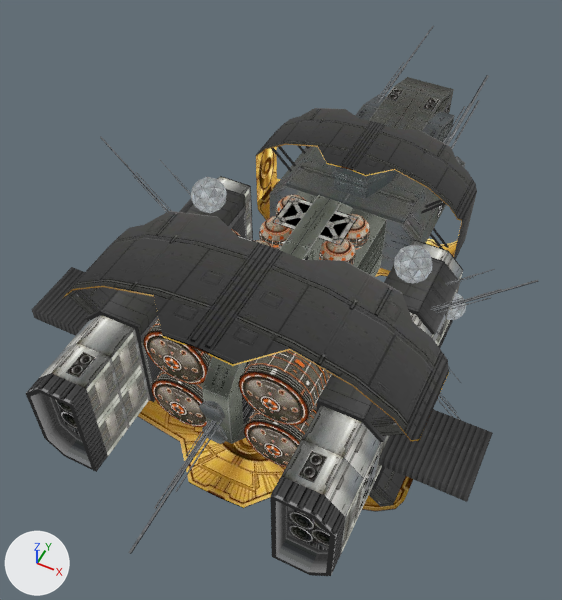
One commit to the glTF model web/assets/ship_ext.glb: the scene before it, then after it.
One viewpoint serves both versions: a 50 mm lens placed at (12.3, -32.0, 32.4), pointed at (-1.8, -3.7, -2.9). Arrows for +X, +Y and +Z are at lower left; the lights stay in place. The older version comes first. Where no turn or scale is listed for an object, it has been applied to the vertices. Vertices at exactly the same position are counted once.
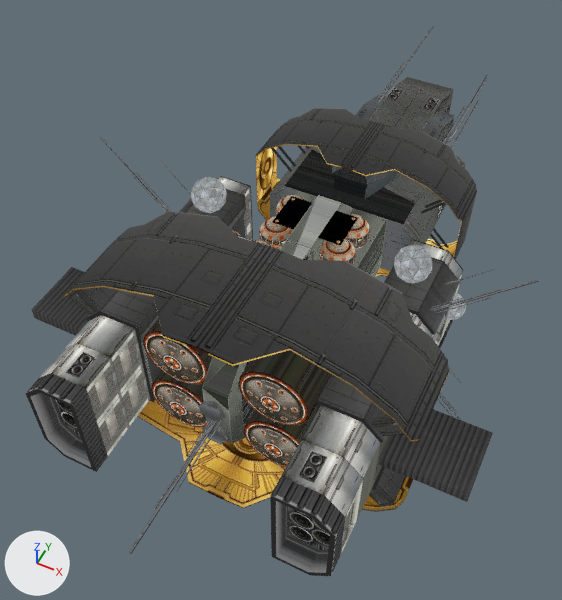
Where the newer file only moved an object's origin or applied its transform, the numbers keep the older frame.

The change, as a diff of the scene's bpy script:
```diff
--- a/web/assets/ship_ext.glb.py
+++ b/web/assets/ship_ext.glb.py
@@ me_object_4 @@
-me_object_4.from_pydata(...)  # 148 vertices, 244 faces; spans x -4.8..4.8, y 0.7..16.7, z -2.0..2.0
+me_object_4.from_pydata(...)  # 80 vertices, 121 faces; spans x -4.8..4.8, y 0.7..16.7, z -2.0..2.0
+# me_object_4 part 1
+# 68 vertices are removed from x -4.8..4.8, y 0.7..16.7, z -2.0..2.0
+# 186 faces are deleted
+# 63 new faces join them
 me_object_4.materials.append(mat_mat_0005)
@@ me_object_7 @@
-me_object_7.from_pydata(...)  # 940 vertices, 1048 faces; spans x -11.9..11.9, y -22.1..23.6, z -6.9..6.9
+me_object_7.from_pydata(...)  # 708 vertices, 794 faces; spans x -11.9..11.9, y -22.1..23.6, z -6.9..6.9
+# me_object_7 part 2: 4 vertices moved within x 0.3..11.9, y -18.7..-5.3, z 0.0..6.9; 72 vertices removed from x 5.2..8.9, y -18.3..-1.3, z -3.8..3.8
+# other edits to the shape of me_object_7 do not show in these pictures
 me_object_7.materials.append(mat_mat_0008)
@@ me_object_12 @@
-me_object_12.from_pydata(...)  # 2932 vertices, 5760 faces; spans x -4.8..4.8, y -13.9..-1.23, z -4.0..4.04
+me_object_12.from_pydata(...)  # 2852 vertices, 5632 faces; spans x -4.8..4.8, y -13.9..-1.23, z -4.0..4.04
+# me_object_12 part 3: 64 vertices removed from x -4.66..4.66, y -11.63, z -3.69..4.04
+# other edits to the shape of me_object_12 do not show in these pictures
 me_object_12.materials.append(mat_mat_0013)
@@ me_object_13 @@
-me_object_13.from_pydata(...)  # 169 vertices, 283 faces; spans x -2.8..2.8, y -14.33..0.67, z -4.0..4.0
+me_object_13.from_pydata(...)  # 87 vertices, 140 faces; spans x -2.8..2.8, y -14.33..0.67, z -4.0..4.0
+# me_object_13 part 4
+# 82 vertices are removed from x -2.8..2.8, y -14.33..0.67, z -4.0..4.0
+# 250 faces are deleted
+# 107 new faces join them
 me_object_13.materials.append(mat_mat_0014)
@@ me_object_15 @@
-me_object_15.from_pydata(...)  # 40 vertices, 24 faces; spans x -4.0..4.0, y -8.53..-2.03, z -3.98..3.98
+me_object_15.from_pydata(...)  # 32 vertices, 16 faces; spans x -4.0..4.0, y -8.53..-2.03, z -3.98..3.98
+# me_object_15 part 5: 4 vertices removed from x 0.0, y -8.53..-2.03, z 3.97..3.98
+# other edits to the shape of me_object_15 do not show in these pictures
 me_object_15.materials.append(mat_mat_0016)
@@ me_object_18 @@
-me_object_18.from_pydata(...)  # 97 vertices, 158 faces; spans x -2.01..2.01, y 1.54..7.34, z 2.01..3.68
+me_object_18.from_pydata(...)  # 84 vertices, 136 faces; spans x -2.01..2.01, y 1.54..7.34, z 2.01..3.68
+# me_object_18 part 6: 6 vertices removed from x 0.0, y 1.54..2.44, z 2.01..3.38
+# other edits to the shape of me_object_18 do not show in these pictures
 me_object_18.materials.append(mat_mat_0019)
```

Changed parts and their boxes (x1, y1, x2, y2) in the pictures (562 x 600 px):
part 1 of me_object_4, reshaped: (284, 147, 416, 224) in both
part 2 of me_object_7, reshaped: before (175, 271, 539, 556); after (175, 280, 539, 492)
part 3 of me_object_12, deleted: before (146, 318, 332, 442)
part 4 of me_object_13, reshaped: (202, 191, 387, 425) in both
part 5 of me_object_15, deleted: before (273, 196, 358, 260)
part 6 of me_object_18, deleted: before (332, 168, 367, 199)
